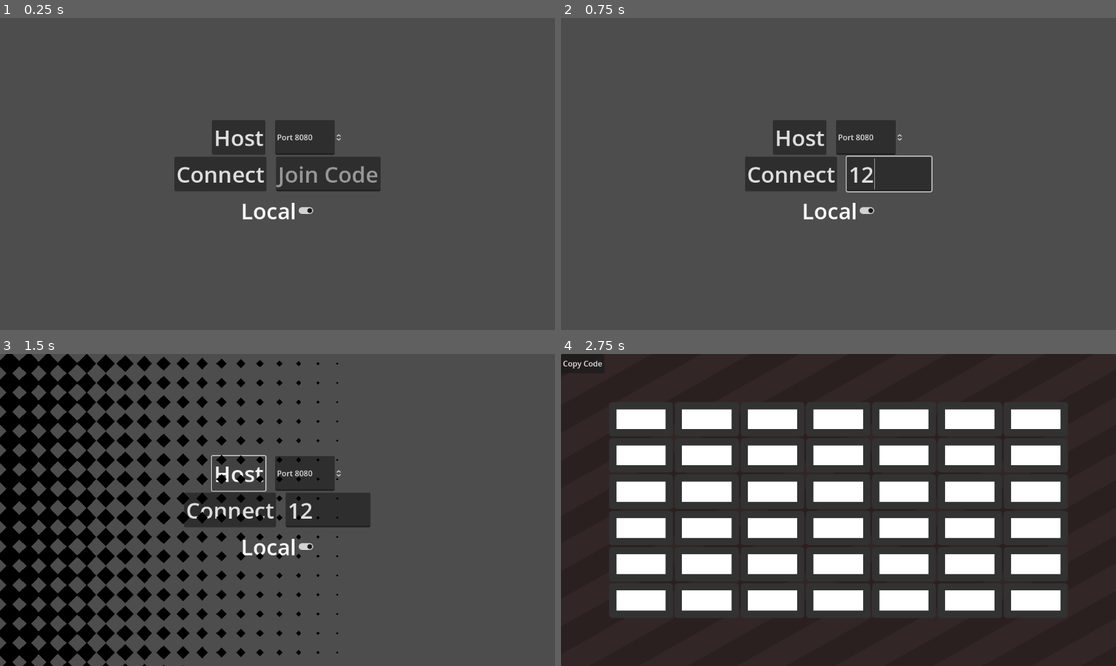
Above: before the commit, frames 1-4 (two rows, left to right).
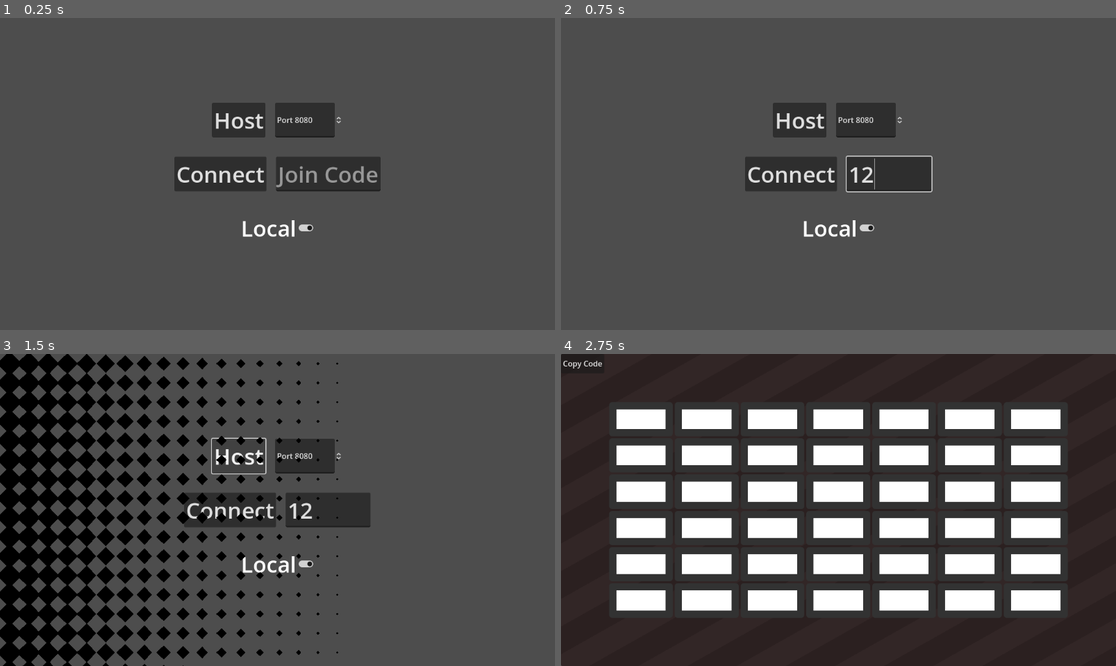
Above: after the commit, the same moments.

Repository: Shuflduf/Connect-Four
Game: Godot game, scene res://scenes/main_menu.tscn
Same seed, same stepped clock (60 frames per second), same inputs: the game is played once before the commit and once after it.
Inputs (mouse positions are in pixels of both pictures, inside the frame that each line leads up to):
- Up to frame 1 (0.25 s): no input
- Up to frame 2 (0.75 s): click (888, 174) at 0.52 s; type "12" at 0.6 s
- Up to frame 3 (1.5 s): click "Host" at 1.25 s
- Up to frame 4 (2.75 s): click "Connect" at 2 s

The runs differ from the first frame. In frame 1, 3.0% of the frame differs, in the area x 38-62%, y 27-71%; in frame 2, 3.0%; in frame 3, 2.2%; in frame 4, nothing differs.

Commit message:
win label when you uhh win

Diff:
--- a/project.godot
+++ b/project.godot
@@ -22,4 +22,6 @@
 
 [rendering]
 
+renderer/rendering_method="gl_compatibility"
+renderer/rendering_method.mobile="gl_compatibility"
 textures/vram_compression/import_etc2_astc=true
--- a/scenes/board.tscn
+++ b/scenes/board.tscn
@@ -410,3 +410,23 @@
 
 [node name="LobbyCode" type="Label" parent="LobbyInfo"]
 layout_mode = 2
+
+[node name="WinLabel" type="Label" parent="."]
+unique_name_in_owner = true
+visible = false
+layout_mode = 1
+anchors_preset = 8
+anchor_left = 0.5
+anchor_top = 0.5
+anchor_right = 0.5
+anchor_bottom = 0.5
+offset_left = -20.0
+offset_top = -11.5
+offset_right = 20.0
+offset_bottom = 11.5
+grow_horizontal = 2
+grow_vertical = 2
+theme_override_colors/font_outline_color = Color(0, 0, 0, 1)
+theme_override_constants/outline_size = 30
+theme_override_font_sizes/font_size = 111
+text = "PLAYER JOSH WINS"
--- a/scenes/main_menu.tscn
+++ b/scenes/main_menu.tscn
@@ -19,6 +19,7 @@
 anchor_bottom = 1.0
 grow_horizontal = 2
 grow_vertical = 2
+theme_override_constants/separation = 40
 alignment = 1
 
 [node name="HBoxContainer" type="HBoxContainer" parent="VBoxContainer"]
@@ -59,12 +60,28 @@
 placeholder_text = "Join Code"
 expand_to_text_length = true
 
-[node name="Local" type="CheckButton" parent="VBoxContainer"]
+[node name="HBoxContainer3" type="HBoxContainer" parent="VBoxContainer"]
+layout_mode = 2
+theme_override_constants/separation = 20
+alignment = 1
+
+[node name="Local" type="CheckButton" parent="VBoxContainer/HBoxContainer3"]
+unique_name_in_owner = true
 layout_mode = 2
 size_flags_horizontal = 4
+tooltip_text = "If true, then hosting will host locally with the specified port, and connect will connect locally according to the port"
 theme_override_font_sizes/font_size = 46
 button_pressed = true
 text = "Local"
 
+[node name="Port" type="SpinBox" parent="VBoxContainer/HBoxContainer3"]
+visible = false
+custom_minimum_size = Vector2(140, 0)
+layout_mode = 2
+min_value = 8080.0
+max_value = 65534.0
+value = 8080.0
+prefix = "Port"
+
 [connection signal="pressed" from="VBoxContainer/HBoxContainer/Host" to="." method="_on_host_pressed"]
 [connection signal="pressed" from="VBoxContainer/HBoxContainer2/Join" to="." method="_on_join_pressed"]
--- a/scripts/board.gd
+++ b/scripts/board.gd
@@ -63,7 +63,9 @@
 			if !Global.local:
 				upnp_thread = Thread.new()
 				upnp_thread.start(_upnp_setup.bind(Global.port))
-			multiplayer.peer_connected.connect(func(_id): playing = true)
+			multiplayer.peer_connected.connect(func(id):
+				print(id)
+				playing = true)
 			peer.create_server(Global.port)
 
 	multiplayer.multiplayer_peer = peer
@@ -171,4 +173,5 @@
 
 func _exit_tree():
 	# Wait for thread finish here to handle game exit while the thread is running.
-	upnp_thread.wait_to_finish()
+	if !Global.local:
+		upnp_thread.wait_to_finish()
--- a/scripts/encrypter.gd
+++ b/scripts/encrypter.gd
@@ -18,7 +18,6 @@
 static func decrypt(input: String) -> String:
 	var decoded = ""
 	var random_offset = input.right(1).unicode_at(0)
-	print(random_offset)
 	var on_port = false
 	for i: String in input:
 		if i.unicode_at(0) == ":".unicode_at(0) + random_offset:
--- a/scripts/main_menu.gd
+++ b/scripts/main_menu.gd
@@ -10,7 +10,7 @@
 
 func _on_join_pressed() -> void:
 	Global.connection_type = Global.Connection.JOIN
-	if !$VBoxContainer/Local.pressed:
+	if !%Local.button_pressed:
 		var decode = Encrypter.decrypt(%JoinCode.text)
 		Global.ip = decode.get_slice(":", 0)
 		Global.port = int(decode.get_slice(":", 1))
@@ -18,5 +18,5 @@
 
 
 func transition():
-	Global.local = $VBoxContainer/Local.pressed
+	Global.local = %Local.button_pressed
 	SceneManager.transition_to(game_scene)
--- a/scripts/win_detect.gd
+++ b/scripts/win_detect.gd
@@ -17,8 +17,11 @@
 
 		if four_in_row(first_piece, dir):
 			print("WIN !!")
+			%WinLabel.show()
+			%WinLabel.text = "Player " + str(get_parent().turn + 1) + " Wins!"
 			parent.playing = false
-			await get_tree().create_timer(0.5).timeout
+			await get_tree().create_timer(1.5).timeout
+			%WinLabel.hide()
 			parent.reset()
 
 
